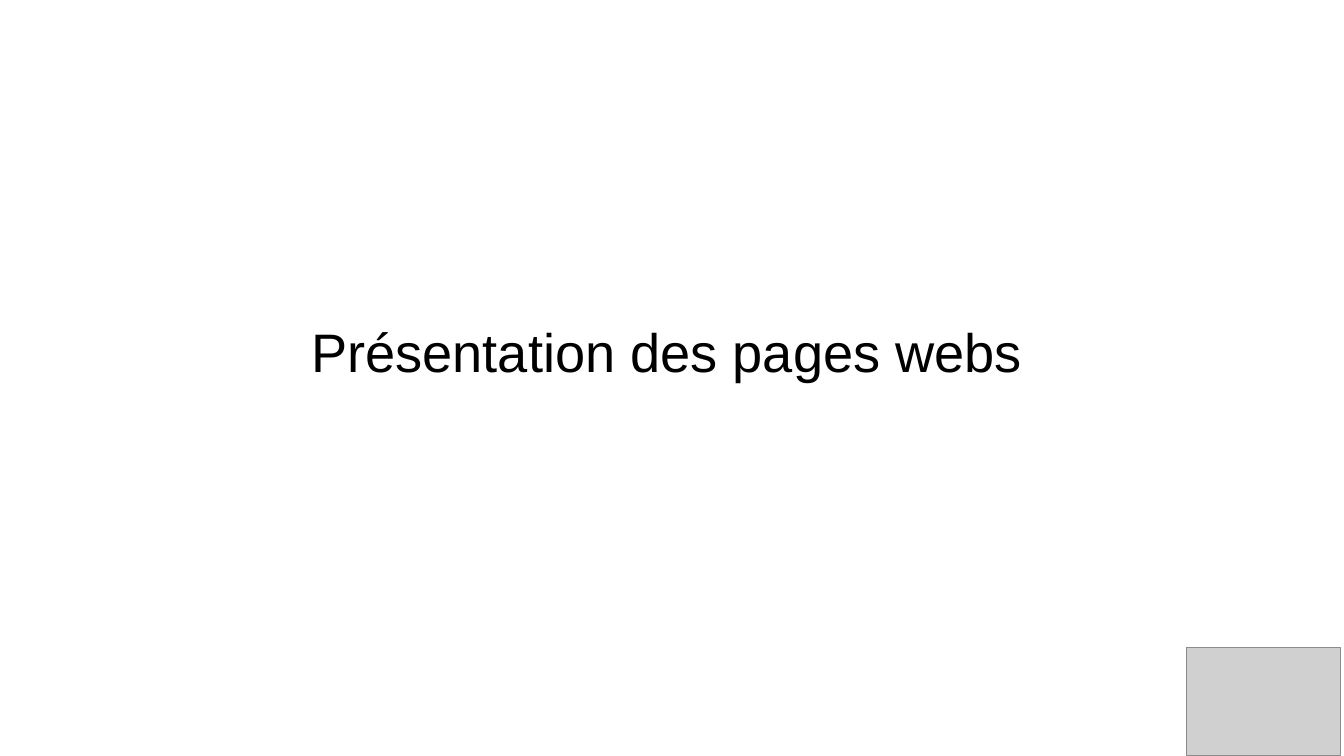
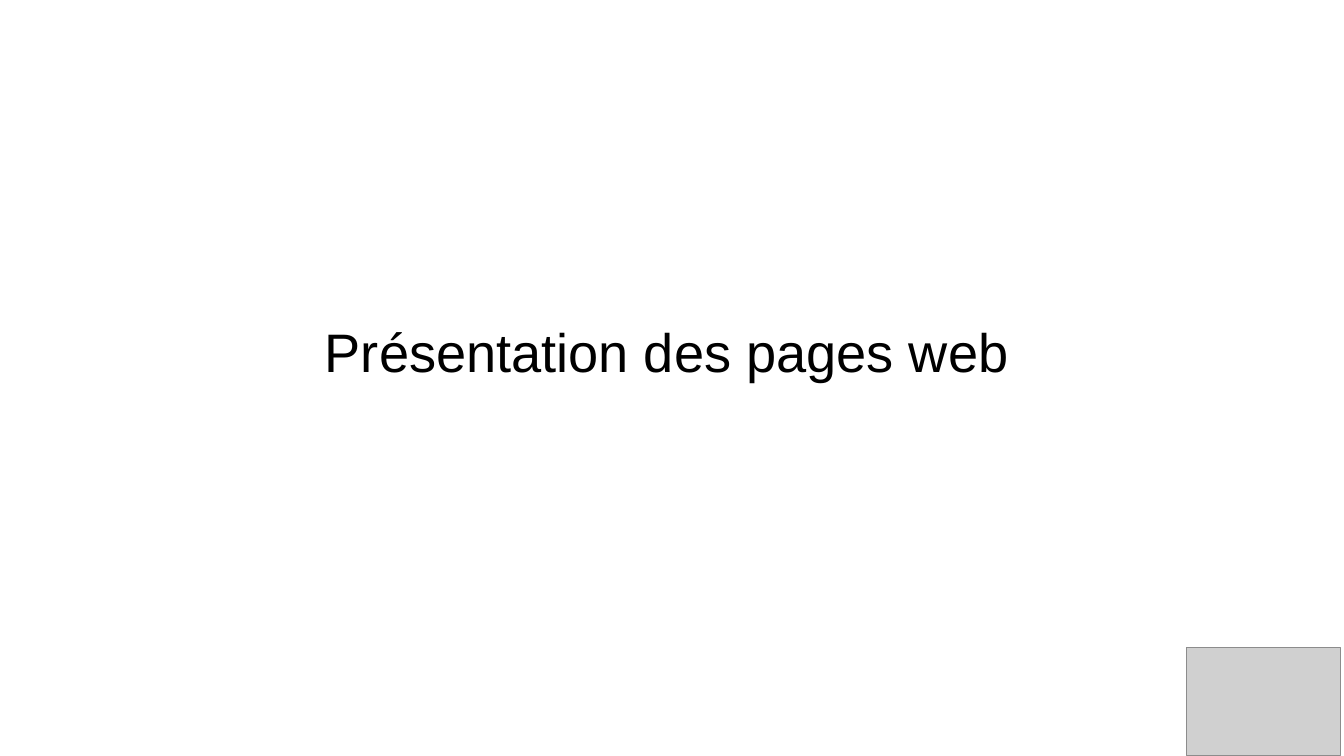
Before and after one commit to Gabin221/Tracking-BLE-documents, a slide deck: slide 10 of Revues/Revues2/andrea/presentation_andrea.odp. Drawn at 1344x756 pixels with LibreOffice and Linux fonts; fonts in the diff are those of the drawing; grey boxes stand for pictures. Boxes give left, top, right and bottom in pixels: in the first picture for what was removed or moved away, otherwise in the second. Text is boxed around its words. In the diff, an @@ line names an element or a change of style, - is before the commit and + after.

```diff
--- a/Revues/Revues2/andrea/presentation_andrea.odp
+++ b/Revues/Revues2/andrea/presentation_andrea.odp
@@ title at (x1=325, y1=332, x2=1008, y2=382): text changed @@
-Présentation des pages webs
+Présentation des pages web
```
Also in this commit, not shown: 3 other slides changed, 1 other file.
